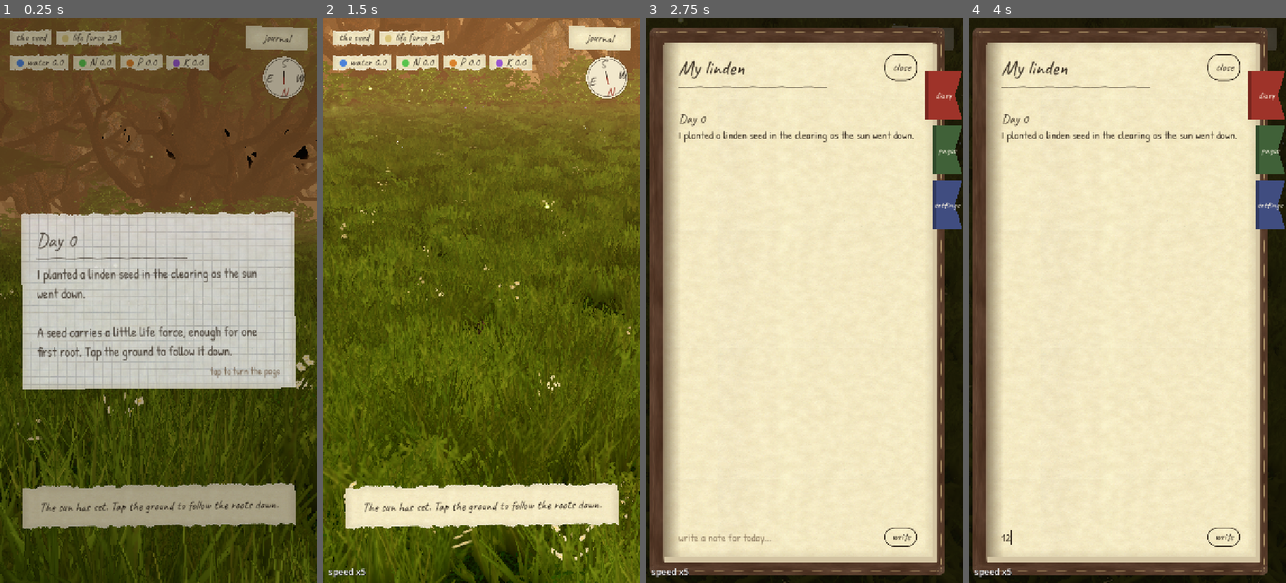
Above: before the commit, frames 1-4 (left to right).
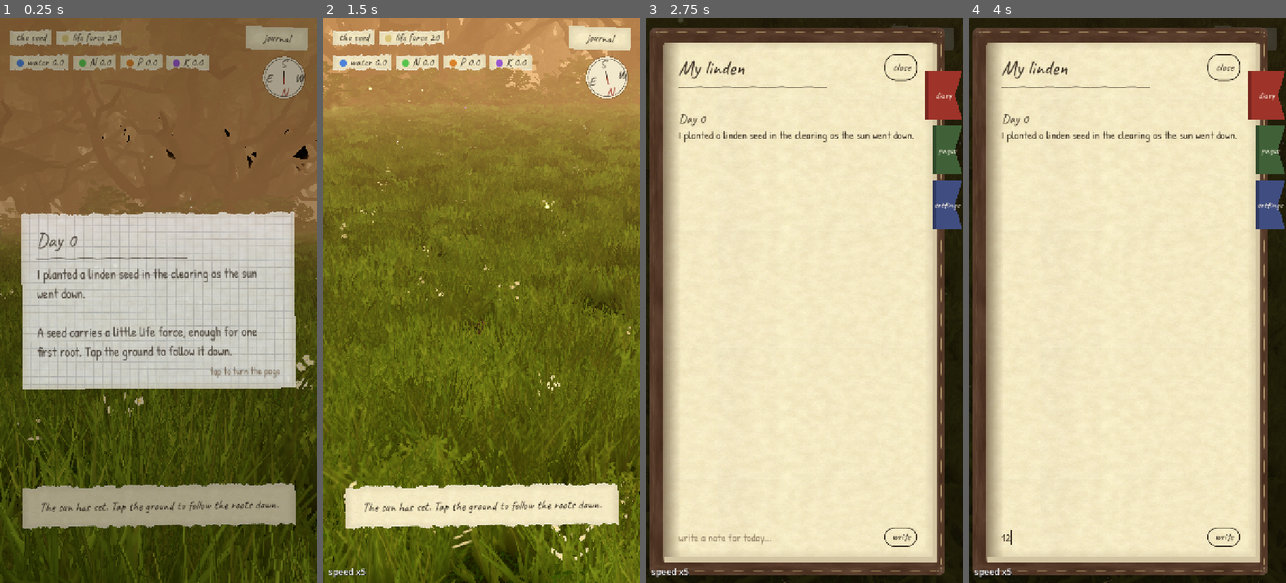
Above: after the commit, the same moments.

Repository: SimonSouleyman/gamdev
Game: Godot game, scene res://main.tscn
The game is run twice, just before and just after one commit, with the same random seed, the same clock (stepped at 60 frames per second) and the same inputs.
Inputs (mouse positions are in pixels of both pictures, inside the frame that each line leads up to):
- Up to frame 1 (0.25 s): no input
- Up to frame 2 (1.5 s): tap Enter at 0.5 s; move the mouse to (551, 272) at 0.52 s; hold Right (ui_right) 0.53-1.25 s; tap T at 0.6 s; click (551, 272) at 0.67 s; tap Space at 0.77, 1.07 s; drag from (418, 328) to (465, 413) at 1.27 s
- Up to frame 3 (2.75 s): move the mouse to (836, 176) at 2.02 s; hold Right (ui_right) from 2.03 s (still down); tap J at 2.1 s
- Up to frame 4 (4 s): release Right (ui_right) at 2.75 s; click (1105, 537) at 2.77 s; type "12" at 2.85 s; click "journal" at 3.5 s

The runs differ from the first frame. In frame 1, 29% of the frame differs, in the area x 0-100%, y 0-41%; in frame 2, 26%; in frame 3, less than 0.1%; in frame 4, less than 0.1%.

Commit message:
The tree stands out from the forest: darker, cooler wood, a light rim on the player's tree, haze in between, camera kept inside the clearing; grow_shot takes --hour
Co-Authored-By: Claude Opus 5.5 (1M context) <noreply@anthropic.com>

Diff:
--- a/Tree/tools/grow_shot.gd
+++ b/Tree/tools/grow_shot.gd
@@ -7,6 +7,7 @@
 var days := 10
 var seed := 42
 var boost := false
+var hour := 0.5  # fraction of the daylight, 0.5 = noon
 var view: TreeView
 var frame := 0
 
@@ -19,6 +20,8 @@
 			days = int(a.substr(7))
 		elif a.begins_with("--seed="):
 			seed = int(a.substr(7))
+		elif a.begins_with("--hour="):
+			hour = float(a.substr(7))
 		elif a == "--boost":
 			boost = true
 	DirAccess.make_dir_recursive_absolute(shots_dir)
@@ -39,7 +42,7 @@
 				g.sim.clock.boost_active = boost and g.sim.clock.time_of_day < 0.2
 				g.tick(0.5)
 	# Stop at noon of the last day.
-	while g.sim.clock.time_of_day < g.sim.clock.daylight_fraction * 0.5:
+	while g.sim.clock.time_of_day < g.sim.clock.daylight_fraction * hour:
 		g.tick(0.5)
 	g.take_events()
 	print("day %d: %d nodes, %.1f m, %d tips, crown centre %s" % [g.day_number(), g.sim.graph.size(), g.sim.height(), g.sim.tip_count(), g.sim.centroid()])
@@ -59,7 +62,7 @@
 	var i := frame / 20
 	if frame % 20 == 0 and i - 1 < names.size():
 		RenderingServer.force_draw(false)
-		root.get_viewport().get_texture().get_image().save_png(shots_dir.path_join("tree_day%d_%s.png" % [days, names[i - 1]]))
+		root.get_viewport().get_texture().get_image().save_png(shots_dir.path_join("tree_day%d_h%d_%s.png" % [days, int(hour * 100), names[i - 1]]))
 	if i < names.size():
 		view._yaw = yaws[i]
 		view._pitch = 0.12
--- a/Tree/tree/bark.gdshader
+++ b/Tree/tree/bark.gdshader
@@ -13,6 +13,8 @@
 uniform vec3 dark_bark : source_color = vec3(0.24, 0.2, 0.16);
 uniform float normal_strength = 1.0;
 uniform float near_fade = 0.0;
+uniform vec3 tint_mul : source_color = vec3(1.0);
+uniform float rim_strength = 0.0;
 // Roots underground glow faintly so they read in the dark.
 uniform vec3 glow : source_color = vec3(0.0);
 
@@ -46,7 +48,9 @@
 		ROUGHNESS = mix(0.95, 0.8, f);
 	}
 	// Per-species bark tint from vertex colours (white where a mesh has none).
-	ALBEDO *= COLOR.rgb;
+	ALBEDO *= COLOR.rgb * tint_mul;
+	RIM = rim_strength;
+	RIM_TINT = 0.5;
 	SPECULAR = 0.3;
 	EMISSION = glow * ALBEDO;
 }
--- a/Tree/tree/leaf.gdshader
+++ b/Tree/tree/leaf.gdshader
@@ -11,6 +11,9 @@
 uniform float wind_strength = 1.0;
 // > 0: fragments closer to the camera than this dissolve (forest trees in front of a far camera).
 uniform float near_fade = 0.0;
+// The forest behind is darker and cooler; the hero tree gets a light rim, so it stands out.
+uniform vec3 tint_mul : source_color = vec3(1.0);
+uniform float rim_strength = 0.0;
 uniform vec3 translucency = vec3(0.22, 0.32, 0.06);
 
 void vertex() {
@@ -32,7 +35,9 @@
 		if (dither > keep) { discard; }
 	}
 	vec4 tex = texture(leaf_texture, UV);
-	ALBEDO = tex.rgb * COLOR.rgb;
+	ALBEDO = tex.rgb * COLOR.rgb * tint_mul;
+	RIM = rim_strength;
+	RIM_TINT = 0.4;
 	ALPHA = use_atlas ? texture(leaf_opacity, UV).r : tex.a;
 	if (use_atlas) {
 		NORMAL_MAP = texture(leaf_normal, UV).rgb;
--- a/Tree/tree/scenery.gd
+++ b/Tree/tree/scenery.gd
@@ -35,6 +35,12 @@
 	leaf = leaf.duplicate()
 	(bark as ShaderMaterial).set_shader_parameter("near_fade", 9.0)
 	(leaf as ShaderMaterial).set_shader_parameter("near_fade", 9.0)
+	# Depth separation (Simon: the tree must stand out from the forest): the wood is darker,
+	# cooler and without the hero tree's rim light.
+	(bark as ShaderMaterial).set_shader_parameter("tint_mul", Color(0.62, 0.64, 0.66))
+	(leaf as ShaderMaterial).set_shader_parameter("tint_mul", Color(0.6, 0.68, 0.7))
+	(bark as ShaderMaterial).set_shader_parameter("rim_strength", 0.0)
+	(leaf as ShaderMaterial).set_shader_parameter("rim_strength", 0.0)
 	for c in get_children():
 		c.queue_free()
 	_clouds.clear()
--- a/Tree/tree/tree_view.gd
+++ b/Tree/tree/tree_view.gd
@@ -125,7 +125,8 @@
 	_env.glow_intensity = 0.35
 	_env.glow_bloom = 0.05
 	_env.fog_enabled = true
-	_env.fog_density = 0.007
+	# Haze lies between the tree and the forest: the wood recedes, the tree stays crisp.
+	_env.fog_density = 0.013
 	_env.fog_light_color = Color(0.45, 0.55, 0.5)
 	_env.fog_aerial_perspective = 0.85
 	_env.fog_sky_affect = 0.05
@@ -180,6 +181,7 @@
 	_bark_mat.set_shader_parameter("noise", _noise_tex)
 	Assets.apply_bark(_bark_mat)
 	_tree_mesh.material_override = _bark_mat
+	_bark_mat.set_shader_parameter("rim_strength", 0.12)
 	add_child(_tree_mesh)
 
 	# Leaf clusters: crossed leaf cards per living tip, alpha-cut, swaying in the wind.
@@ -193,6 +195,8 @@
 	_leaf_mat.shader = preload("res://tree/leaf.gdshader")
 	Assets.apply_leaf(_leaf_mat)
 	_leaves.material_override = _leaf_mat
+	# The player's tree catches the light at its edges, so it reads against the forest wall.
+	_leaf_mat.set_shader_parameter("rim_strength", 0.25)
 	_leaves.extra_cull_margin = 4.0
 
 	# The meadow: dense soft clumps of grass on crossed cards, with herb and wildflower clumps
@@ -540,7 +544,7 @@
 	_env.tonemap_exposure = 1.1 + 0.6 * (1.0 - k)
 	# Never too dark by day: the dawn burst must be seen.
 	# Brighter dusk (Simon: the start at sunset was too dark).
-	_env.ambient_light_energy = (0.9 + 0.6 * k) if state.phase == GameState.Phase.DAY else 1.1
+	_env.ambient_light_energy = (1.2 + 0.3 * k) if state.phase == GameState.Phase.DAY else 1.2
 
 
 # --- camera -----------------------------------------------------------------
@@ -558,7 +562,8 @@
 	# The camera stays inside the clearing; a tall tree is seen with a wider lens instead.
 	# The camera stays in the clearing; a tall tree is seen from lower down with a wider lens,
 	# and the forest trees right behind the camera dissolve (near_fade in the scenery materials).
-	var want_distance := clampf(clampf(height * 1.7 + 2.2, 2.4, 21.0) * _zoom, 1.5, 24.0)
+	# Never beyond the bushes at the clearing edge (about 17 m): the forest stays behind the camera.
+	var want_distance := clampf(clampf(height * 1.7 + 2.2, 2.4, 15.0) * _zoom, 1.5, 15.5)
 	camera.fov = clampf(55.0 + height * 1.2, 55.0, 85.0)
 	var k := 1.0 if snap else 1.0 - exp(-2.0 * delta)
 	_focus = _focus.lerp(want_focus, k)
